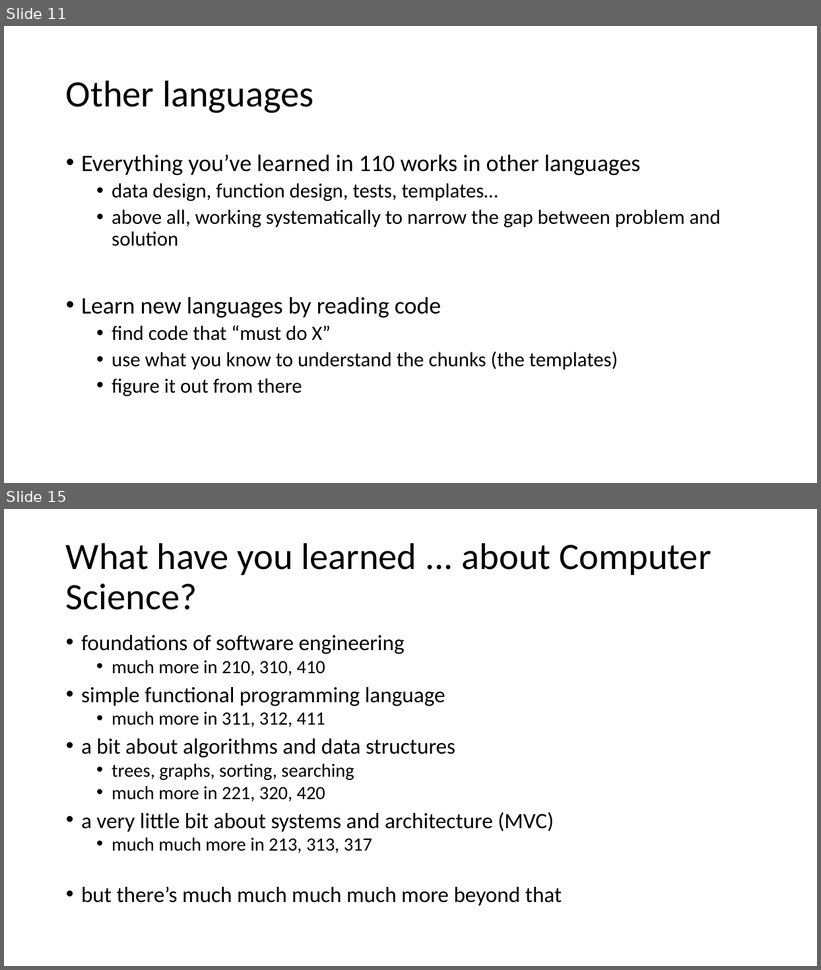
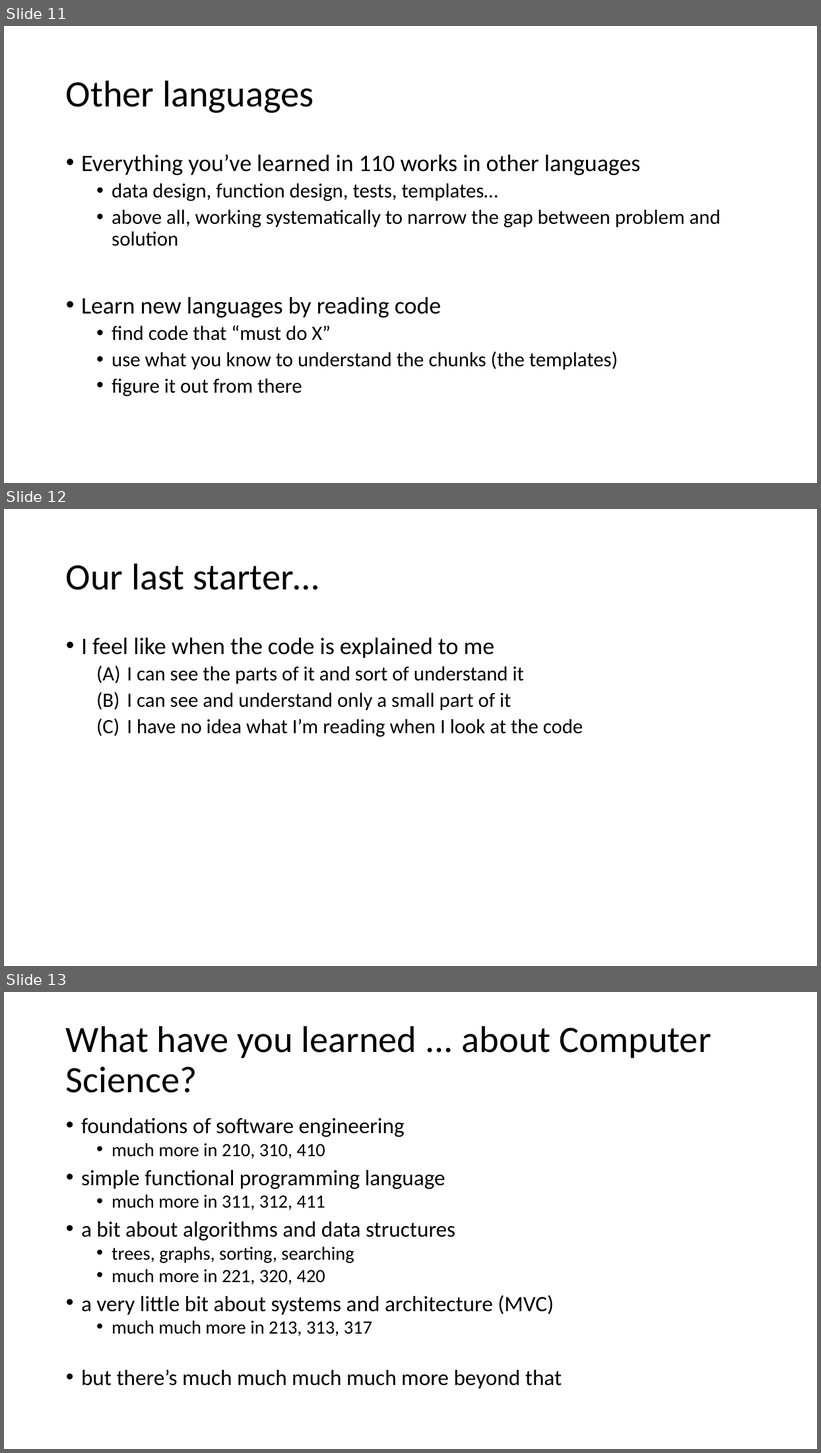
Before and after one commit to GregorKiczales/spd-materials, a slide deck: instructor/l23/lec23-wrap.pptx. Shown one above the other, each under a label of ours: slides 11 and 15 before the commit, slides 11, 12 and 13 after it; the slides between them are not shown. The pictures are 821x970 and 821x1453 pixels, drawn with LibreOffice and Linux fonts; fonts in the diff are those of the drawing. Boxes give left, top, right and bottom in pixels: in the first picture for what was removed or moved away, otherwise in the second. Text is boxed around its words. In the diff, an @@ line names an element or a change of style, - is before the commit and + after.

```diff
--- a/instructor/l23/lec23-wrap.pptx
+++ b/instructor/l23/lec23-wrap.pptx
@@ slide 12 added at bbox=[4, 509, 817, 966], background #FFFFFF @@
@@ title added at bbox=[66, 563, 319, 590], 44 pt, text #000000 @@
+Our last starter…
@@ text added at bbox=[81, 638, 583, 737], 24 pt, text #000000 @@
+• I feel like when the code is explained to me
+  1. I can see the parts of it and sort of understand it
+  2. I can see and understand only a small part of it
+  3. I have no idea what I’m reading when I look at the code
@@ what was slide 15 is now slide 13 @@
```
Also in this commit, not shown: 5 slides changed, 4 other slides added, 4 slides removed, 3 other files.
